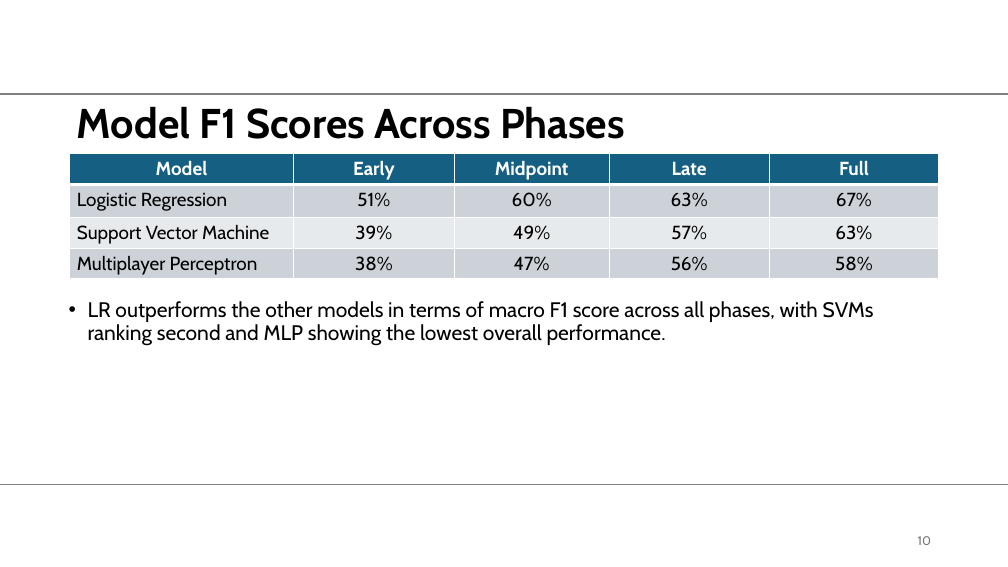
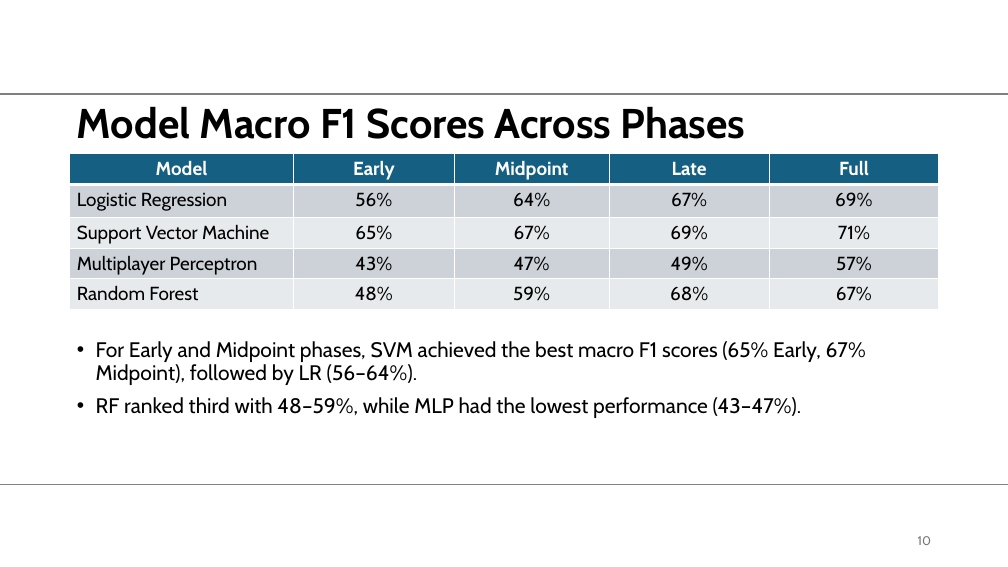
Before and after one commit to MScProjs/MScProject2025-Ali-Suhail, a slide deck: slide 10 of documents/presentation drafts/2605549_presentation.pptx. Drawn at 1008x567 pixels with LibreOffice and Linux fonts; fonts in the diff are those of the drawing; background and template pictures are left out. Boxes give left, top, right and bottom in pixels: in the first picture for what was removed or moved away, otherwise in the second. Text is boxed around its words. In the diff, an @@ line names an element or a change of style, - is before the commit and + after.

```diff
--- a/documents/presentation drafts/2605549_presentation.pptx
+++ b/documents/presentation drafts/2605549_presentation.pptx
@@ title at [77, 106, 746, 139]: text changed @@
-Model F1 Scores Across Phases
+Model Macro F1 Scores Across Phases
@@ table at [70, 154, 939, 309] @@
-row 2: Logistic Regression | 51% | 60% | 63% | 67%
-row 3: Support Vector Machine | 39% | 49% | 57% | 63%
-row 4: Multiplayer Perceptron | 38% | 47% | 56% | 58%
+row 2: Logistic Regression | 56% | 64% | 67% | 69%
+row 3: Support Vector Machine | 65% | 67% | 69% | 71%
+row 4: Multiplayer Perceptron | 43% | 47% | 49% | 57%
+row 5: Random Forest | 48% | 59% | 68% | 67%
@@ text at [96, 341, 866, 418]: text changed @@
-• LR outperforms the other models in terms of macro F1 score across all phases, with SVMs ranking second and MLP showing the lowest overall performance.
+• For Early and Midpoint phases, SVM achieved the best macro F1 scores (65% Early, 67% Midpoint), followed by LR (56–64%).
+• RF ranked third with 48–59%, while MLP had the lowest performance (43–47%).
```
Also in this commit, not shown: 6 other slides changed, 13 slides added, 4 slides removed, 1 other file.
